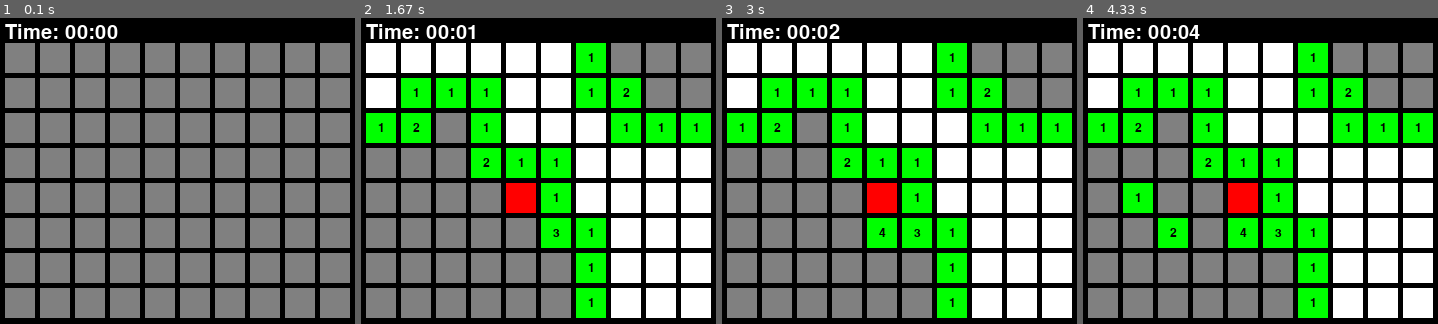
Above: before the commit, frames 1-4 (left to right).
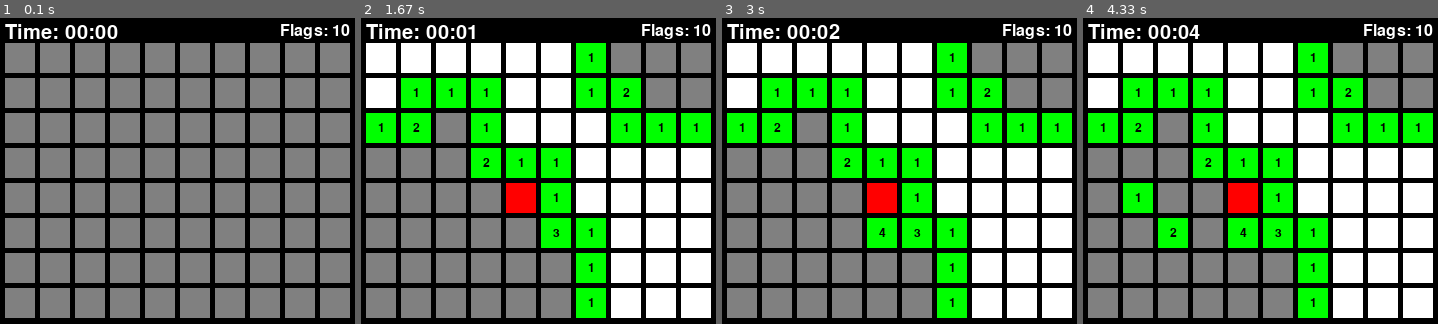
Above: after the commit, the same moments.

Repository: tferretti02/minesweeper
Game: pygame game, started from src/pygame_script.py
Same seed, same stepped clock (60 frames per second), same inputs: the game is played once before the commit and once after it.
Inputs (mouse positions are in pixels of both pictures, inside the frame that each line leads up to):
- Up to frame 1 (0.1 s): no input
- Up to frame 2 (1.67 s): right-click (538, 201) at 0.38 s; click (574, 250) at 0.72 s; click (666, 296) at 1.05 s
- Up to frame 3 (3 s): click (899, 219) at 1.88 s
- Up to frame 4 (4.33 s): click (1143, 210) at 3.05 s; click (1175, 238) at 3.88 s

The runs differ from the first frame. In frame 1, 0.4% of the frame differs, in the area x 79-99%, y 1-7%; in frame 2, 0.4%; in frame 3, 0.4%; in frame 4, 0.4%.

Commit message:
add flag count

Diff:
--- a/src/pygame_script.py
+++ b/src/pygame_script.py
@@ -127,6 +127,11 @@
 revealed = [[False for j in range(num_cols)] for i in range(num_rows)]
 game_over = False
 while not game_over:
+    num_flagged = number_mines
+    for i in range(num_rows):
+        for j in range(num_cols):
+            if flagged[i][j]:
+                num_flagged + - 1
     for event in pygame.event.get():
         if event.type == pygame.QUIT:
             game_over = True
@@ -189,6 +194,21 @@
     # Blit the timer text onto the game screen
     screen.blit(timer_text, (grid_padding, grid_padding))
 
+    # Set up the font for the flagged cell count
+    flag_font = pygame.font.Font(None, 24)
+
+    # Create a text surface for the flagged cell count
+    flag_text = flag_font.render("Flags: " + str(num_flagged), True, WHITE)
+
+    # Get the rect for the text surface
+    flag_rect = flag_text.get_rect()
+
+    # Set the position of the text surface
+    flag_rect.topright = (width - grid_padding, grid_padding)
+
+    # Blit the flagged cell count onto the screen
+    screen.blit(flag_text, flag_rect)
+
     # Update the display
     pygame.display.update()
 
